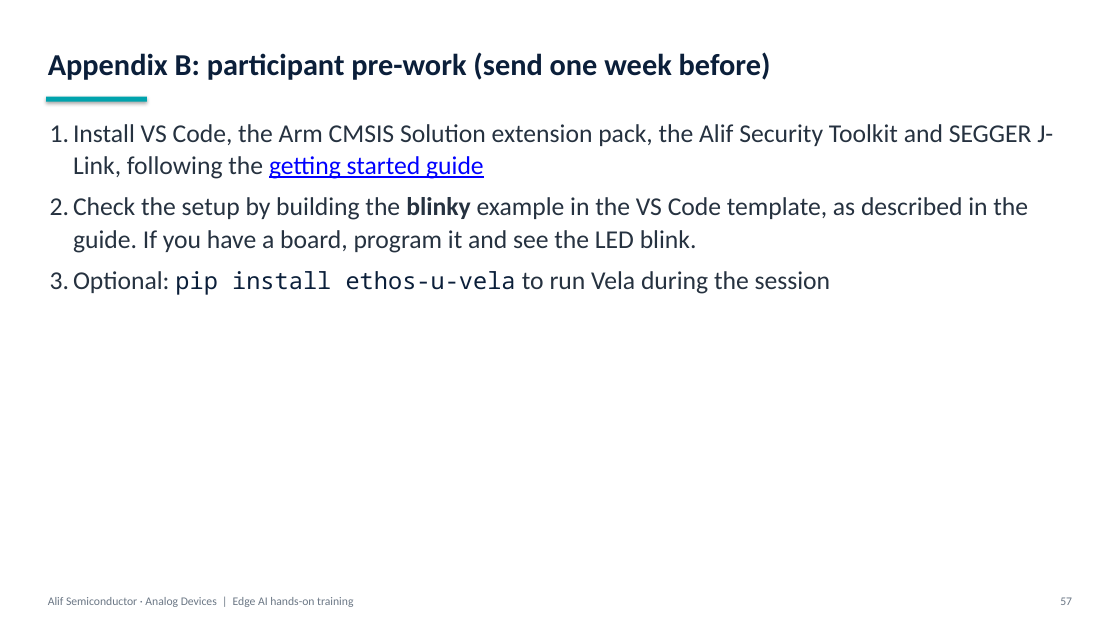
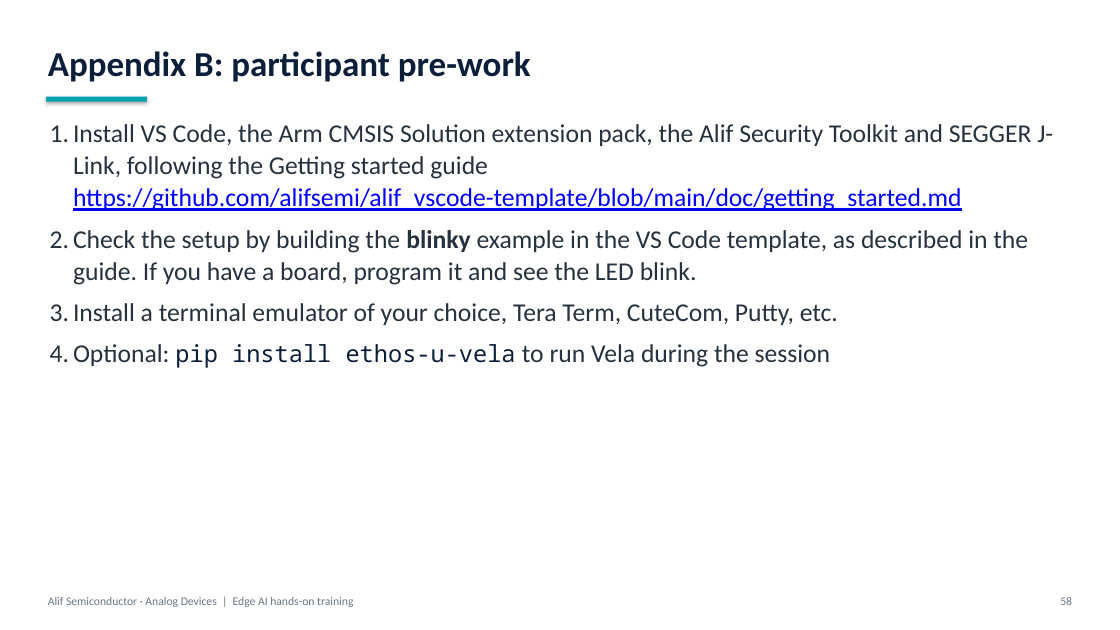
Before and after one commit to alifsemi/alif_ml-training, a slide deck: slide 58 of training/alif_ml_training.pptx (slide 57 before the commit). Drawn at 1120x630 pixels with LibreOffice and Linux fonts; fonts in the diff are those of the drawing. Boxes give left, top, right and bottom in pixels: in the first picture for what was removed or moved away, otherwise in the second. Text is boxed around its words. In the diff, an @@ line names an element or a change of style, - is before the commit and + after.

```diff
--- a/training/alif_ml_training.pptx
+++ b/training/alif_ml_training.pptx
@@ text at box(48, 51, 531, 82): text changed; size 26 to 30 pt @@
-Appendix B: participant pre-work (send one week before)
+Appendix B: participant pre-work
@@ text at box(73, 124, 1053, 211): text changed @@
-1. Install VS Code, the Arm CMSIS Solution extension pack, the Alif Security Toolkit and SEGGER J-Link, following the getting started guide
+1. Install VS Code, the Arm CMSIS Solution extension pack, the Alif Security Toolkit and SEGGER J-Link, following the Getting started guide https://github.com/alifsemi/alif_vscode-template/blob/main/doc/getting_started.md
@@ text at box(73, 303, 838, 325): paragraph added @@
+3. Install a terminal emulator of your choice, Tera Term, CuteCom, Putty, etc.
@@ text at box(1060, 597, 1072, 605): text changed @@
-57
+58
```
Also in this commit, not shown: 50 other slides changed, 1 slide added, 2 other files.
